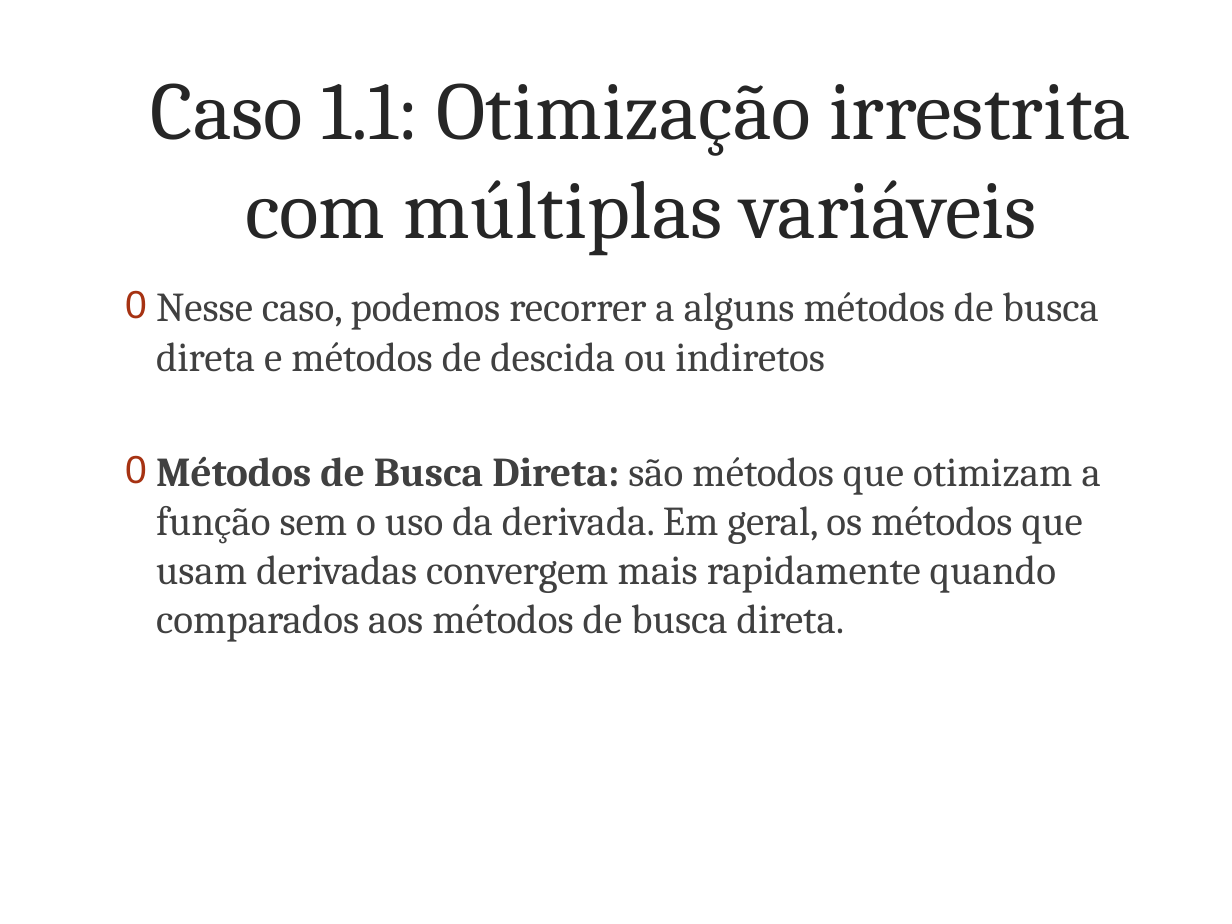
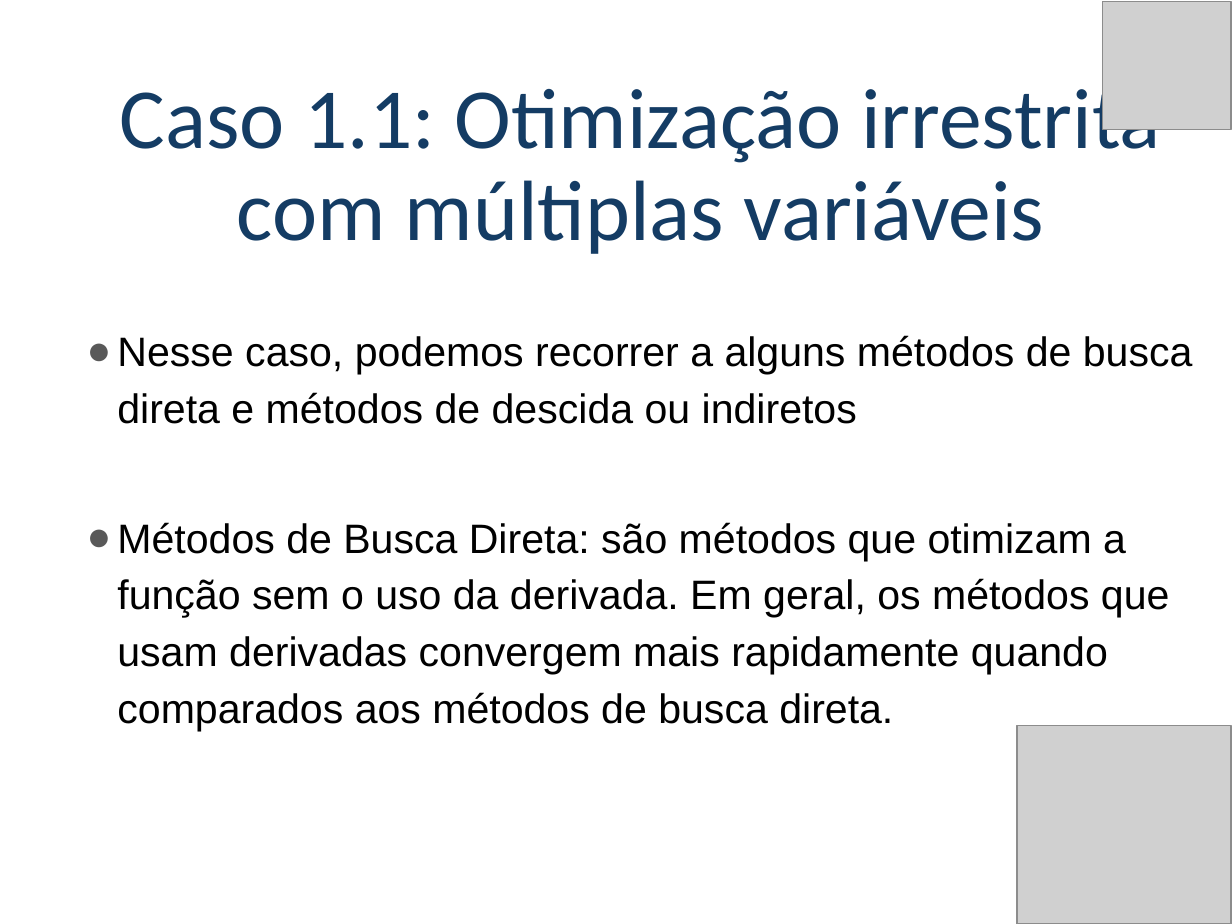
Before and after one commit to poparatodos/Pesquisa-Operacional-Para-Todos, a slide deck: slide 16 of assets/slides/po2/Programação Não Linear.pptx. Drawn at 1232x924 pixels with LibreOffice and Linux fonts; fonts in the diff are those of the drawing; grey boxes stand for pictures; background and template pictures are left out. Boxes give left, top, right and bottom in pixels: in the first picture for what was removed or moved away, otherwise in the second. Text is boxed around its words. In the diff, an @@ line names an element or a change of style, - is before the commit and + after.

```diff
--- a/assets/slides/po2/Programação Não Linear.pptx
+++ b/assets/slides/po2/Programação Não Linear.pptx
@@ picture added at box(1103, 1, 1231, 129) @@
@@ title "Caso 1.1: Otimização irrestrita com ...": place and size @@
-title "Caso 1.1: Otimização irrestrita com ..." at box(151, 83, 1131, 256)
+title "Caso 1.1: Otimização irrestrita com ..." at box(120, 77, 1161, 254)
@@ title "Caso 1.1: Otimização irrestrita com ..." at box(120, 77, 1161, 254): size 48 to 50 pt, font Cambria to Calibri, text colour #262626 to #143C64; line spacing 1 to 0.9; vertical alignment middle to bottom @@
@@ text "Nesse caso, podemos recorrer a ...": place and size @@
-text "Nesse caso, podemos recorrer a ..." at box(156, 292, 1101, 642)
+text "Nesse caso, podemos recorrer a ..." at box(117, 335, 1193, 731)
@@ text "Nesse caso, podemos recorrer a ..." at box(117, 335, 1193, 731): font Cambria to Arial, text colour #404040 to #000000; bold off in "Métodos de Busca Direta:"; bullet 0 to ●; line spacing 1 to 1.15; less space between paragraphs; bullet colour #A63212 to #595959; more space between paragraphs @@
@@ picture added at box(1016, 726, 1231, 924) @@
```
Also in this commit, not shown: 31 other slides changed, 11 other files.
